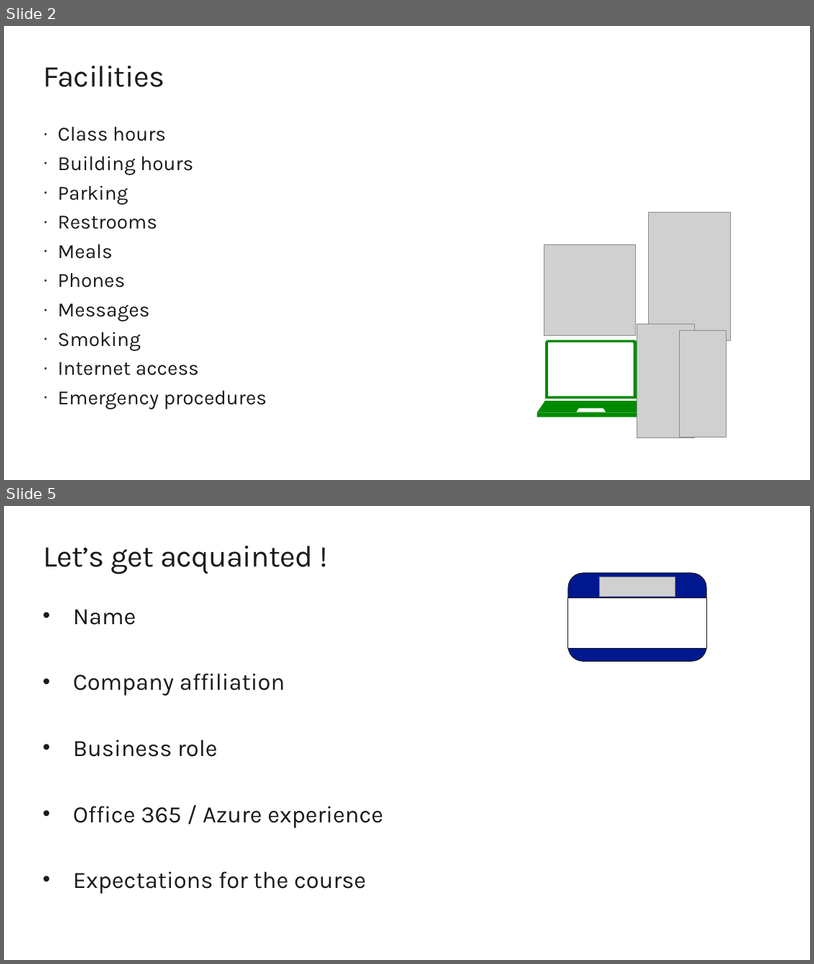
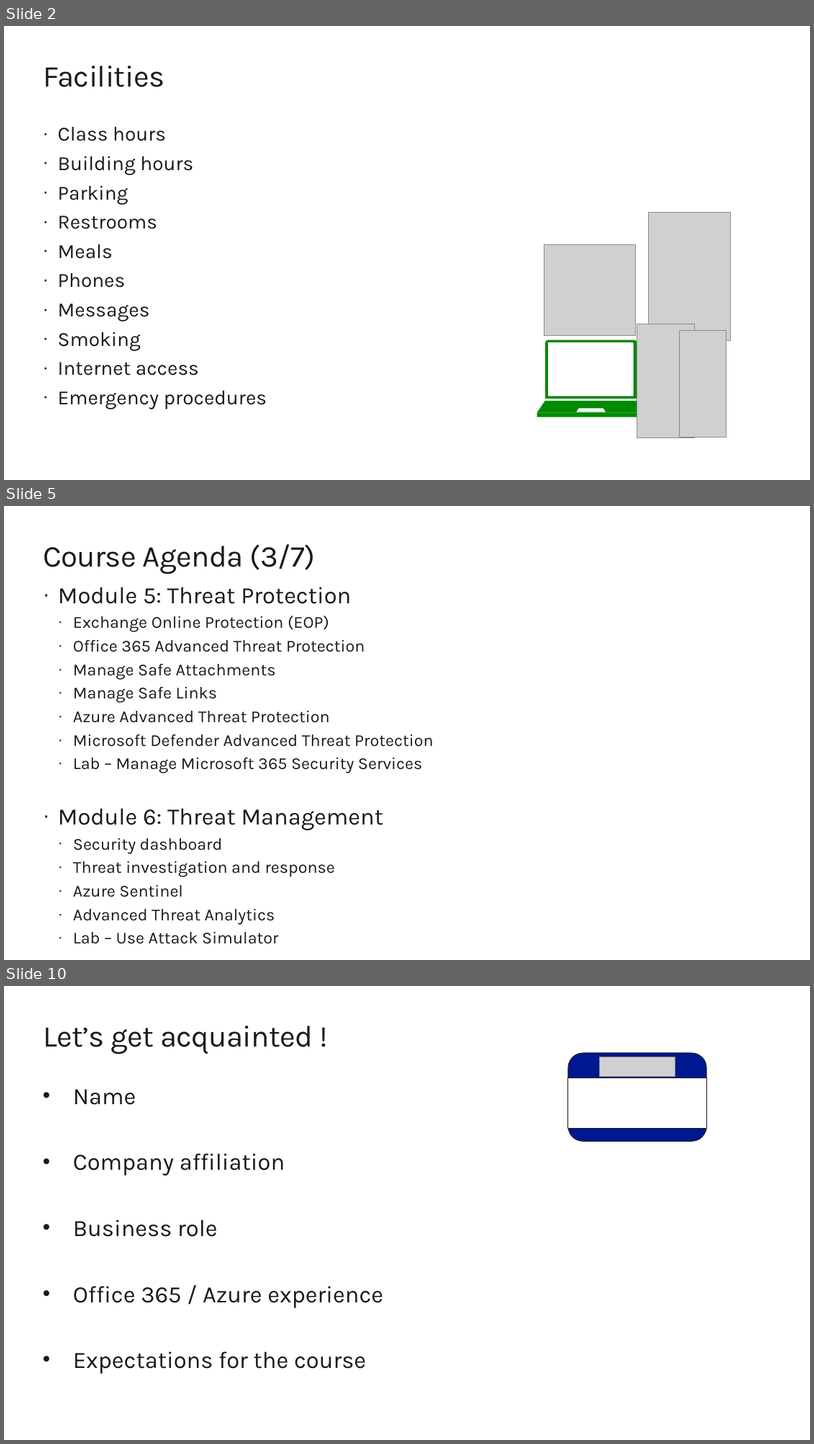
Before and after one commit to renaudwangler/ib, a slide deck: extra/MS-500AIntro.pptx. Shown one above the other, each under a label of ours: slides 2 and 5 before the commit, slides 2, 5 and 10 after it; the slides between them are not shown. The pictures are 814x964 and 814x1444 pixels, drawn with LibreOffice and Linux fonts; fonts in the diff are those of the drawing; grey boxes stand for pictures. Boxes give left, top, right and bottom in pixels: in the first picture for what was removed or moved away, otherwise in the second. Text is boxed around its words. In the diff, an @@ line names an element or a change of style, - is before the commit and + after.

```diff
--- a/extra/MS-500AIntro.pptx
+++ b/extra/MS-500AIntro.pptx
@@ slide 5 added at box(4, 506, 810, 960), background #FFFFFF @@
@@ title added at box(43, 544, 315, 574), 36 pt, text #1A1A1A @@
+Course Agenda (3/7)
@@ text added at box(58, 587, 434, 944), 20 pt, text #1A1A1A @@
+· Module 5: Threat Protection
+  · Exchange Online Protection (EOP)
+  · Office 365 Advanced Threat Protection
+  · Manage Safe Attachments
+  · Manage Safe Links
+  · Azure Advanced Threat Protection
+  · Microsoft Defender Advanced Threat Protection
+  · Lab – Manage Microsoft 365 Security Services
+· Module 6: Threat Management
+  · Security dashboard
+  · Threat investigation and response
+  · Azure Sentinel
+  · Advanced Threat Analytics
+  · Lab – Use Attack Simulator
@@ what was slide 5 is now slide 10 @@
```
Also in this commit, not shown: 6 other slides added, 2 slides removed.
